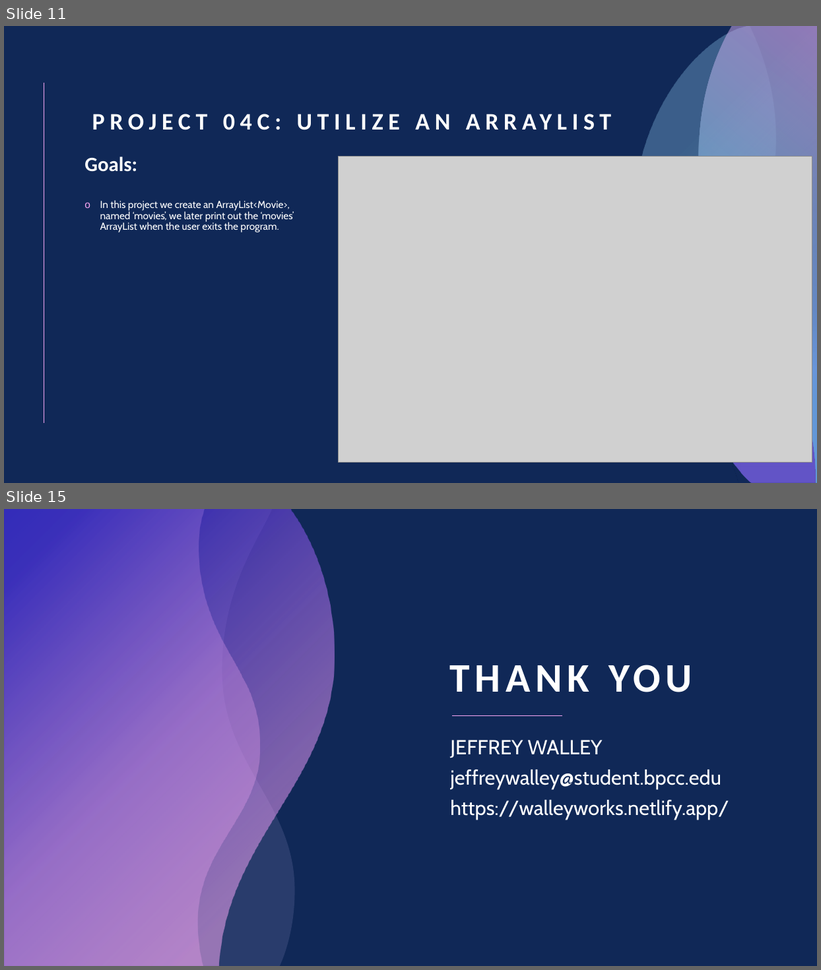
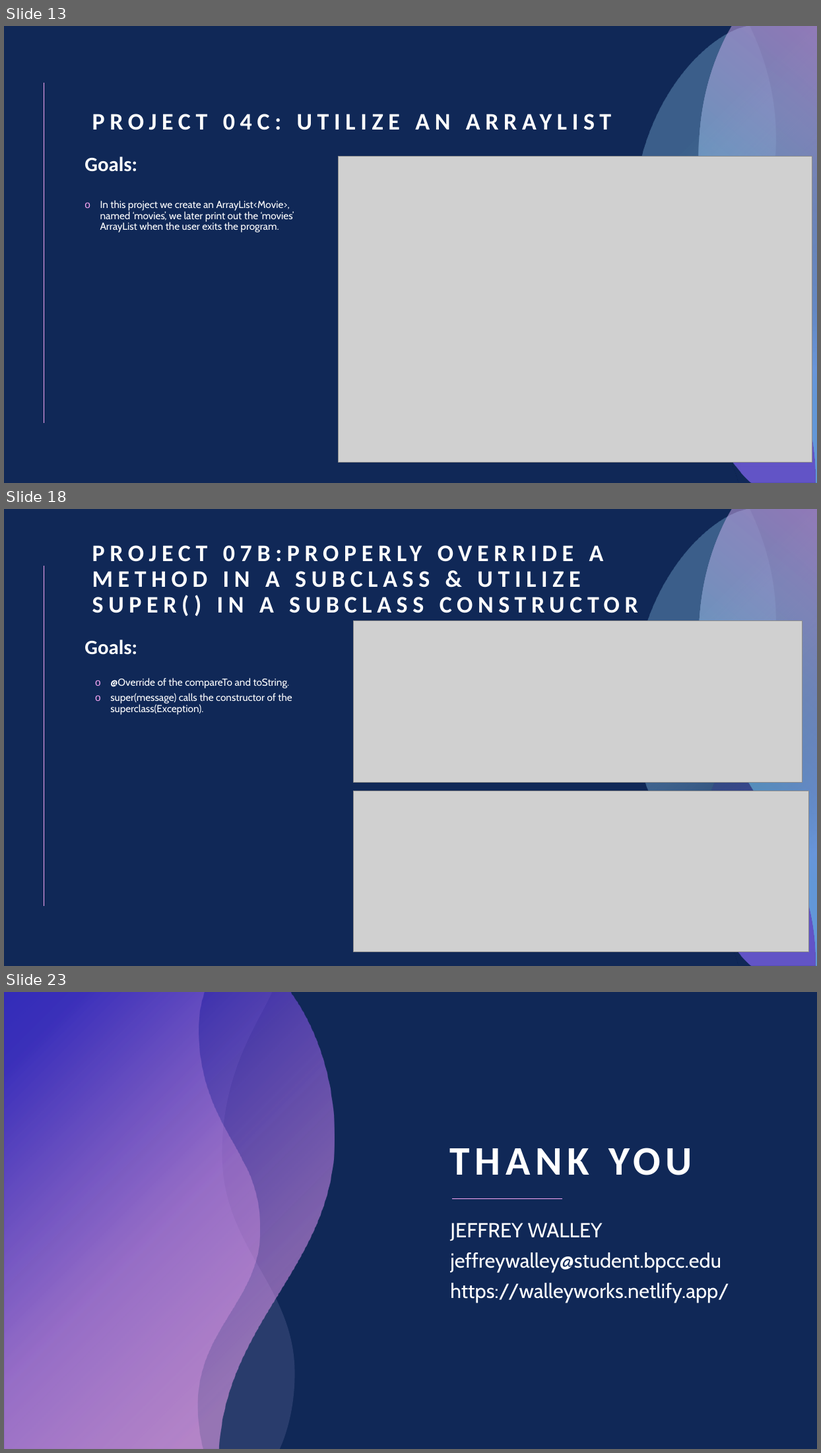
Before and after one commit to Ploppa-Smurph/ctec151_java, a slide deck: portfolio_midterm/151portfolio_midterm.pptx. Shown one above the other, each under a label of ours: slides 11 and 15 before the commit, slides 13, 18 and 23 after it; the slides between them are not shown. The pictures are 821x970 and 821x1453 pixels, drawn with LibreOffice and Linux fonts; fonts in the diff are those of the drawing; grey boxes stand for pictures. Boxes give left, top, right and bottom in pixels: in the first picture for what was removed or moved away, otherwise in the second. Text is boxed around its words. In the diff, an @@ line names an element or a change of style, - is before the commit and + after.

```diff
--- a/portfolio_midterm/151portfolio_midterm.pptx
+++ b/portfolio_midterm/151portfolio_midterm.pptx
@@ slide 18 added at [4,509,817,966], background #102857; not listed: 4 template elements that a slide beside it also shows @@
@@ title added at [92,545,638,617], 28 pt, text #FFFFFF, bold @@
+PROJECT 07B:PROPERLY OVERRIDE A METHOD IN A SUBCLASS & UTILIZE SUPER() IN A SUBCLASS CONSTRUCTOR
@@ picture added at [354,621,803,782] @@
@@ text added at [85,640,137,655], 24 pt, text #FFFFFF, bold @@
+Goals:
@@ text added at [110,678,292,715], 12 pt, text #FFFFFF @@
+  o @Override of the compareTo and toString.
+  o super(message) calls the constructor of the superclass(Exception).
@@ picture added at [354,791,809,953] @@
@@ what was slide 11 is now slide 13 @@
@@ what was slide 15 is now slide 23 @@
```
Also in this commit, not shown: 9 slides changed, 7 other slides added.
